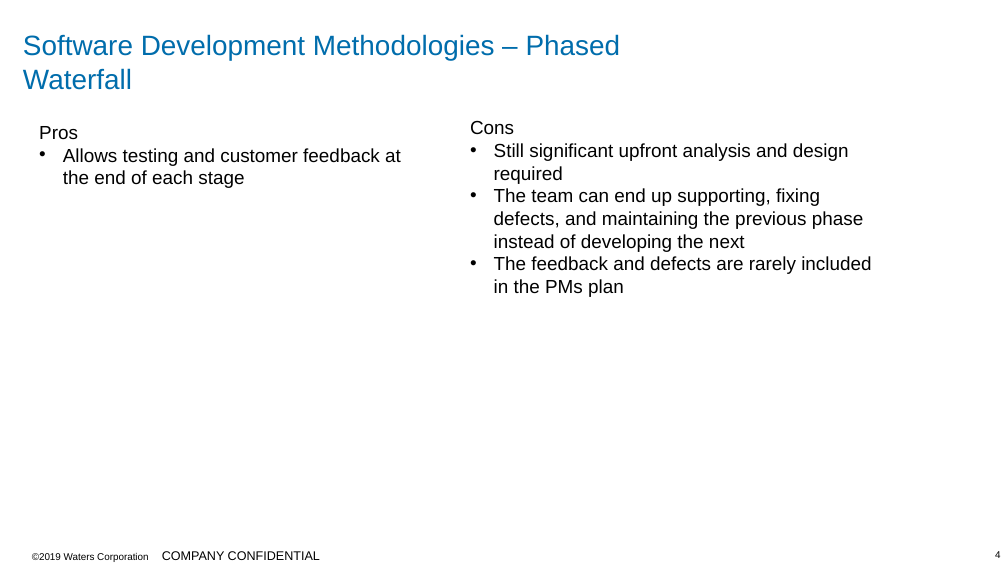
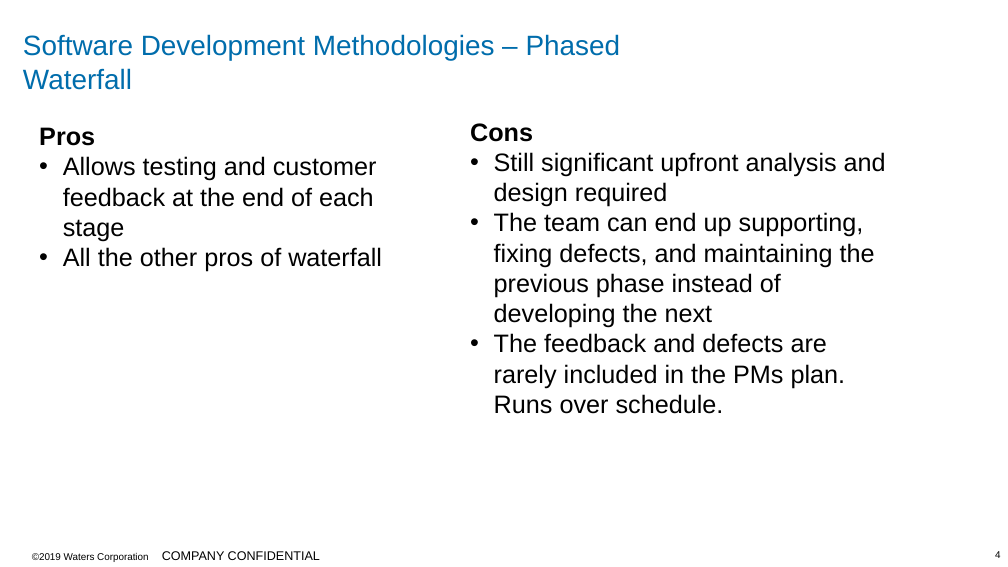
Before and after one commit to MCR-Digital/apprentice-boot-camp-methodologies, a slide deck: slide 4 of docs/Apprentice Bootcamp - Methodologies Part2.pptx. Drawn at 1008x567 pixels with LibreOffice and Linux fonts; fonts in the diff are those of the drawing; background and template pictures are left out. Boxes give left, top, right and bottom in pixels: in the first picture for what was removed or moved away, otherwise in the second. Text is boxed around its words. In the diff, an @@ line names an element or a change of style, - is before the commit and + after.

```diff
--- a/docs/Apprentice Bootcamp - Methodologies Part2.pptx
+++ b/docs/Apprentice Bootcamp - Methodologies Part2.pptx
@@ text at (x1=39, y1=127, x2=377, y2=242): size 18 to 24 pt in "Pros", "Allows testing and customer feedback at the ..."; bold on in "Pros" @@
@@ text at (x1=470, y1=123, x2=886, y2=328): size 18 to 24 pt in "Cons", "Still significant upfront analysis and design required", "The team can end up supporting, fixing ..."; bold on in "Cons" @@
@@ text at (x1=63, y1=247, x2=382, y2=272): paragraph added @@
+• All the other pros of waterfall
@@ text at (x1=494, y1=333, x2=846, y2=414): text changed; size 18 to 24 pt @@
-• The feedback and defects are rarely included in the PMs plan
+• The feedback and defects are rarely included in the PMs plan. Runs over schedule.
```
Also in this commit, not shown: 8 other slides changed, 6 other files.
